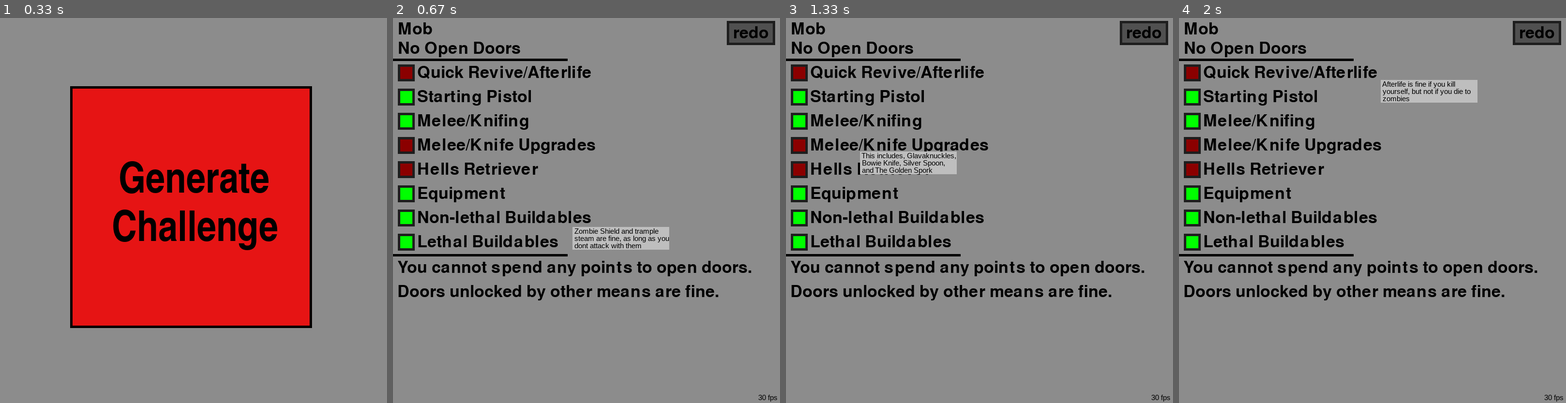
Above: before the commit, frames 1-4 (left to right).
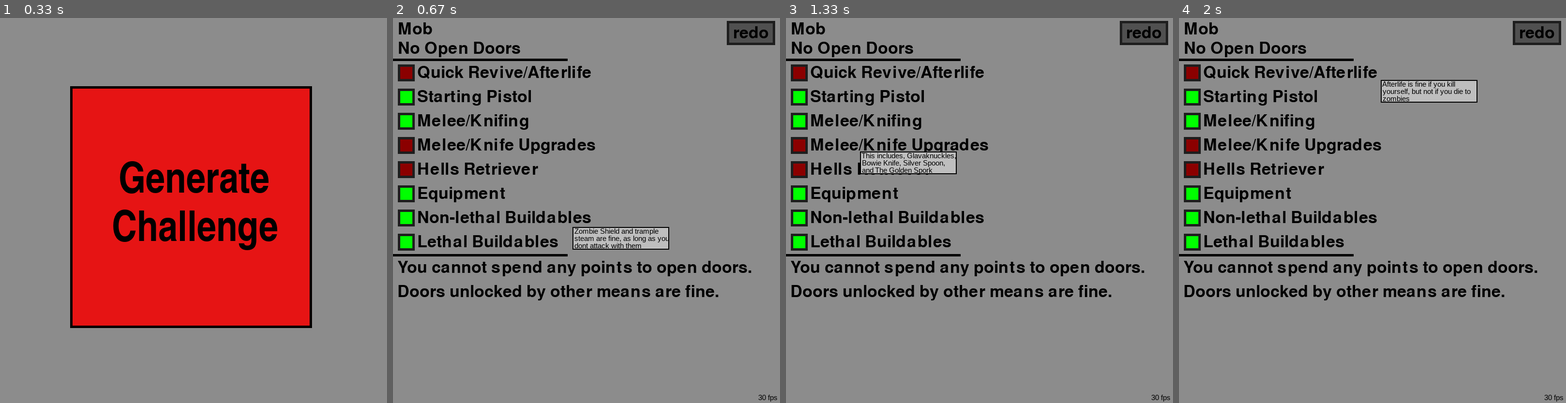
Above: after the commit, the same moments.

Repository: SjTilley23/Zombies_Randomizer
Game: pygame game, started from ZombiesProjectGUI.py
The game is run twice, just before and just after one commit, with the same random seed, the same clock (stepped at 60 frames per second) and the same inputs.
Inputs (mouse positions are in pixels of both pictures, inside the frame that each line leads up to):
- Up to frame 1 (0.33 s): no input
- Up to frame 2 (0.67 s): click (571, 225) at 0.38 s
- Up to frame 3 (1.33 s): click (979, 233) at 0.72 s; click (859, 152) at 1.05 s
- Up to frame 4 (2 s): click (1515, 345) at 1.38 s; click (1380, 79) at 1.72 s

Frame 1 is identical in both runs. In frame 2, 0.2% of the frame differs, in the area x 46-72%, y 54-61%; in frame 3, 0.2%; in frame 4, 0.2%, in the area x 52-78%, y 16-22%.

Commit message:
Changed CTBF to have 2 optional arguments that display edges around the cursor box

Diff:
--- a/PygameCTBF.py
+++ b/PygameCTBF.py
@@ -1,6 +1,6 @@
 import pygame
 pygame.init()
-def cursorTextBox(text, font, color, allowedWidth, window, shiftInY, rectColor):
+def cursorTextBox(text, font, color, allowedWidth, window, shiftInY, rectColor, edgeColor=(0,0,0), edgeThickness=-1):
     #splitting the text
     listOfStrings = [text]
     listOfStrings2 = []
@@ -23,6 +23,7 @@
     # Rendering, and Displaying
     for index, amount in enumerate(listOfStrings2):
         pygame.draw.rect(window, rectColor, (pygame.mouse.get_pos()[0],pygame.mouse.get_pos()[1],allowedWidth, shiftInY * index + font.get_height()))
+        pygame.draw.rect(window, edgeColor, (pygame.mouse.get_pos()[0],pygame.mouse.get_pos()[1],allowedWidth, shiftInY * index + font.get_height()), edgeThickness)
     for index, amount in enumerate(listOfStrings2):
         rendering = font.render(str(amount), True, color)
         window.blit(rendering, (pygame.mouse.get_pos()[0],pygame.mouse.get_pos()[1] + shiftInY * index ))
--- a/ZombiesProjectGUI.py
+++ b/ZombiesProjectGUI.py
@@ -113,7 +113,8 @@
                 rangetuples = amount
                 if rangetuples[0] <= pygame.mouse.get_pos()[1] < rangetuples[1]:
                     displayExtraInfo = index
-            PygameCTBF.cursorTextBox((extraInfoDesc[displayExtraInfo]),fontFace3,(0,0,0),200,window,15,(190,190,190))
+            PygameCTBF.cursorTextBox((extraInfoDesc[displayExtraInfo]),fontFace3,(0,0,0),200,window,15,(190,190,190),(0,0,0),2)
+
 
     previousClick = Click[0]
     pygame.display.flip()
